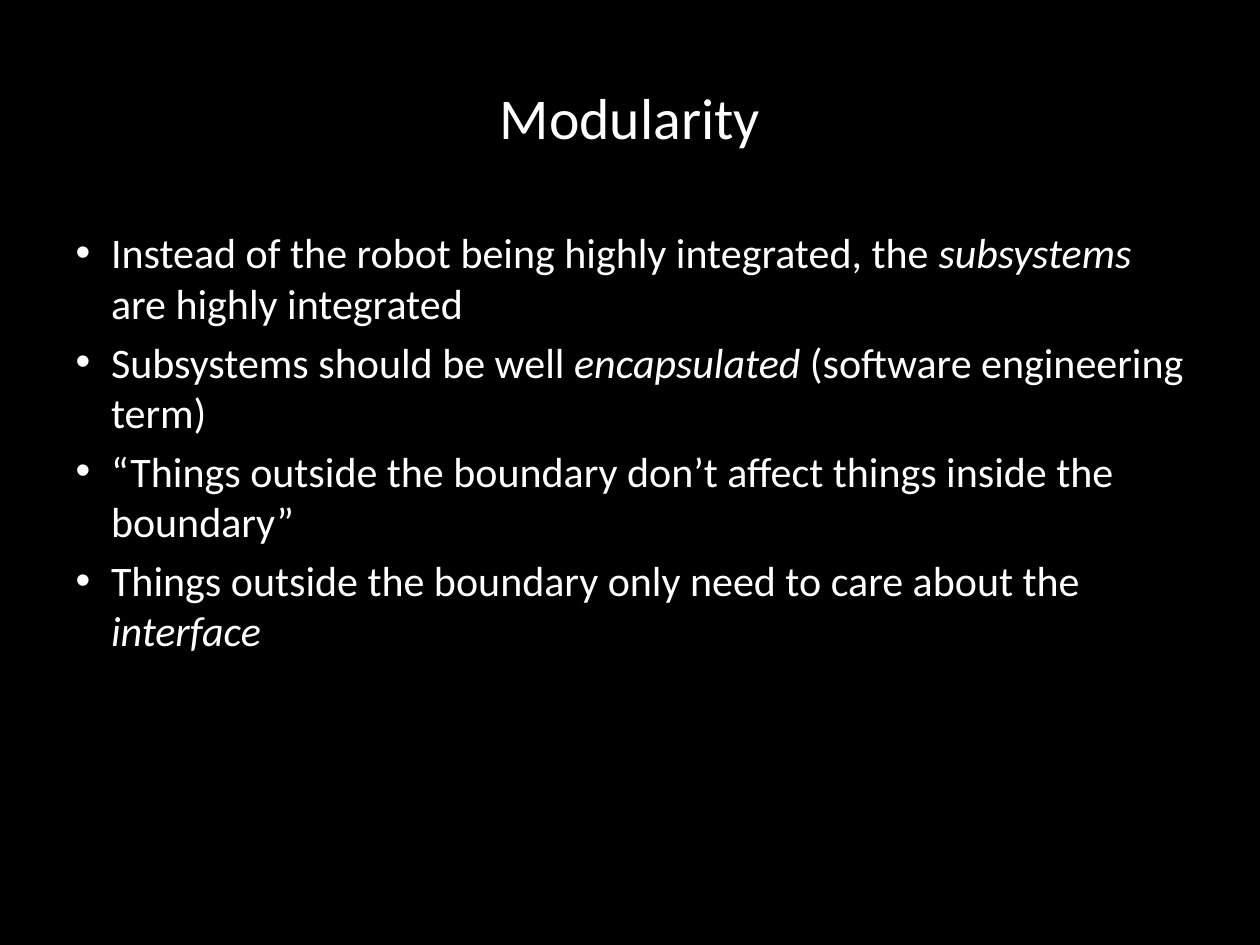
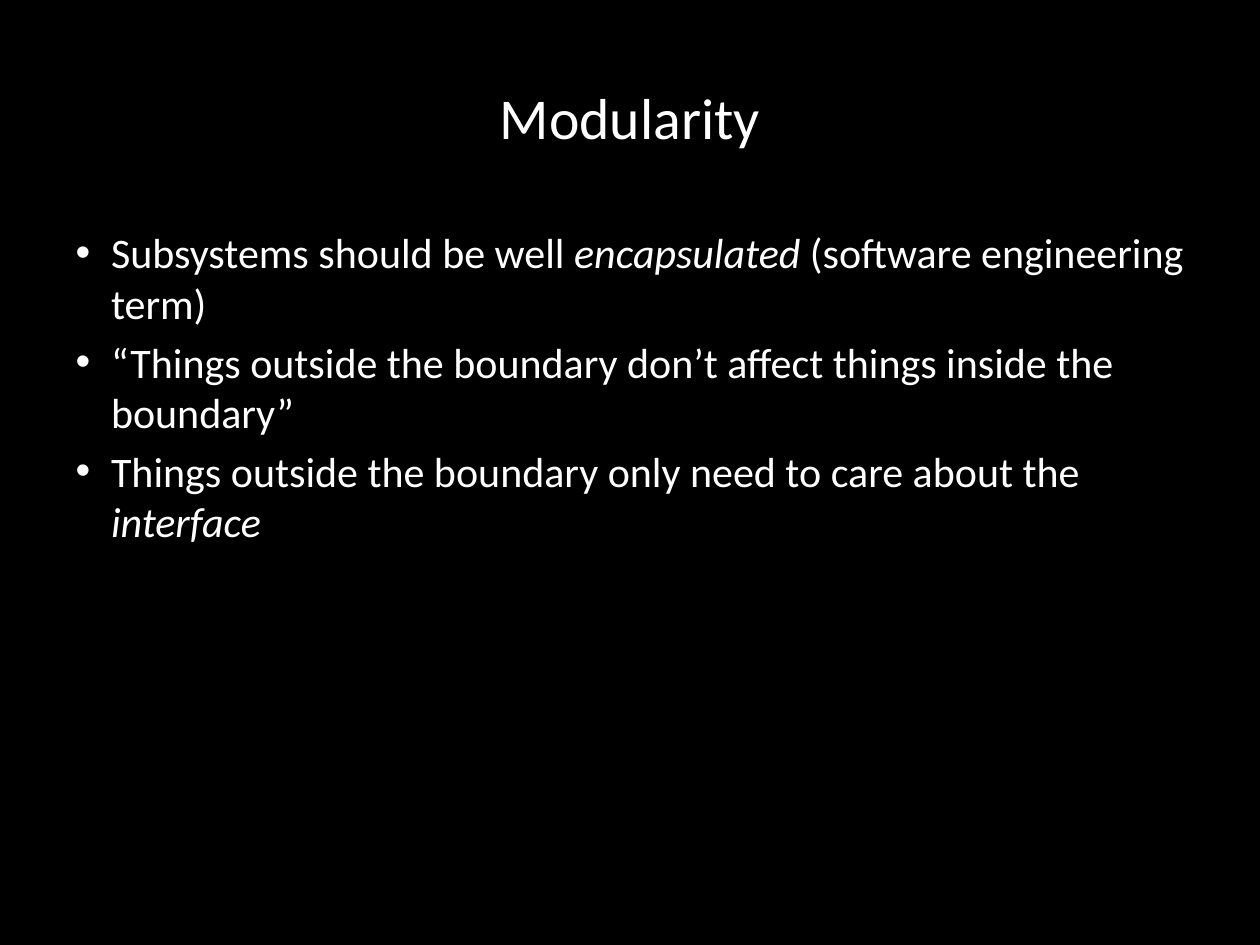
Before and after one commit to carlosgj/FRC-Training, a slide deck: slide 6 of Line-Replaceable Units.pptx (slide 9 before the commit). Drawn at 1260x945 pixels with LibreOffice and Linux fonts; fonts in the diff are those of the drawing; background and template pictures are left out. Boxes give left, top, right and bottom in pixels: in the first picture for what was removed or moved away, otherwise in the second. Text is boxed around its words. In the diff, an @@ line names an element or a change of style, - is before the commit and + after.

Commit message:
More modularity work

```diff
--- a/Line-Replaceable Units.pptx
+++ b/Line-Replaceable Units.pptx
@@ text at [111, 238, 1132, 327]: paragraph removed @@
-• Instead of the robot being highly integrated, the subsystems are highly integrated
```
Also in this commit, not shown: 1 other slide changed, 2 slides added, 1 slide removed.
